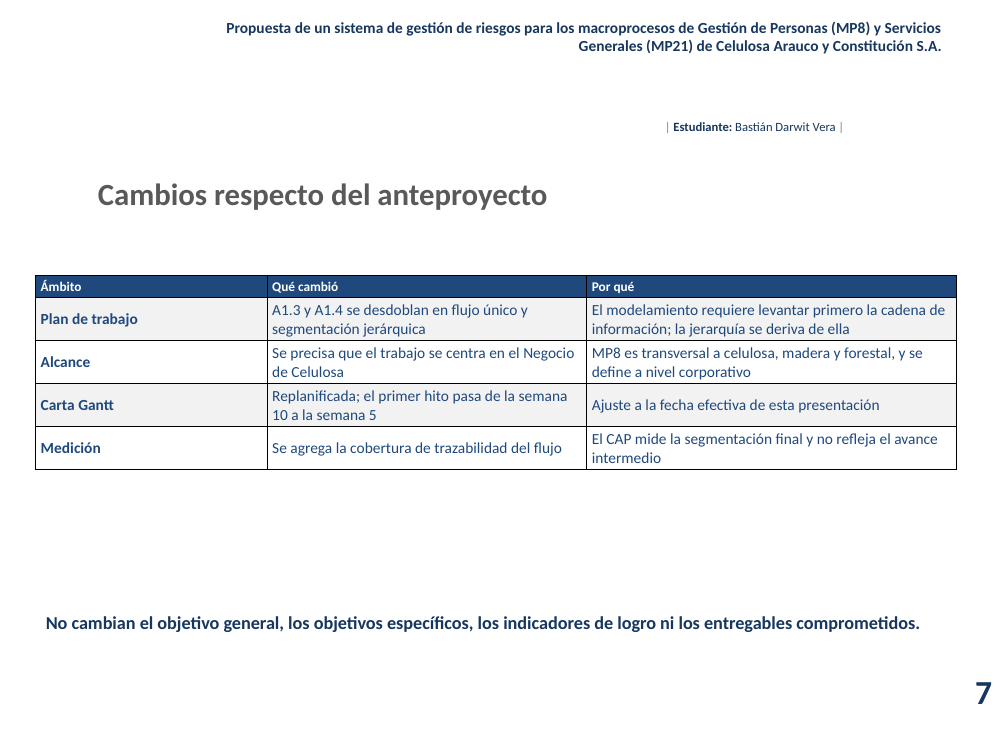
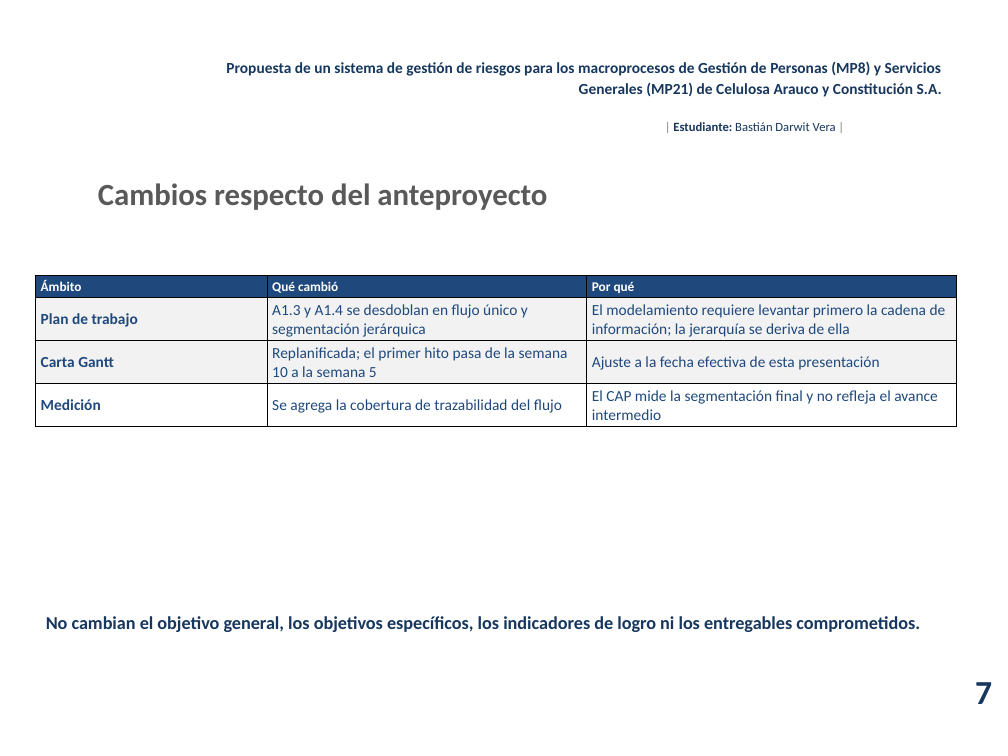
Before and after one commit to BastianDarwit/AFE, a slide deck: slide 7 of Avance_1_TFG_Bastian_Darwit_v4.pptx. Drawn at 1008x756 pixels with LibreOffice and Linux fonts; fonts in the diff are those of the drawing; background and template pictures are left out. Boxes give left, top, right and bottom in pixels: in the first picture for what was removed or moved away, otherwise in the second. Text is boxed around its words. In the diff, an @@ line names an element or a change of style, - is before the commit and + after.

```diff
--- a/Avance_1_TFG_Bastian_Darwit_v4.pptx
+++ b/Avance_1_TFG_Bastian_Darwit_v4.pptx
@@ text "Propuesta de un sistema de ...": place and size @@
-text "Propuesta de un sistema de ..." at (226, 22, 942, 54)
+text "Propuesta de un sistema de ..." at (226, 61, 942, 97)
@@ text "Propuesta de un sistema de ..." at (226, 61, 942, 97): line spacing 1 to 1.12; vertical alignment top to middle @@
@@ table at (35, 275, 957, 426) @@
-row 3: Alcance | Se precisa que el trabajo se centra en el Negocio de Celulosa | MP8 es transversal a celulosa, madera y forestal, y se define a nivel corporativo
```
Also in this commit, not shown: 13 other slides changed.
